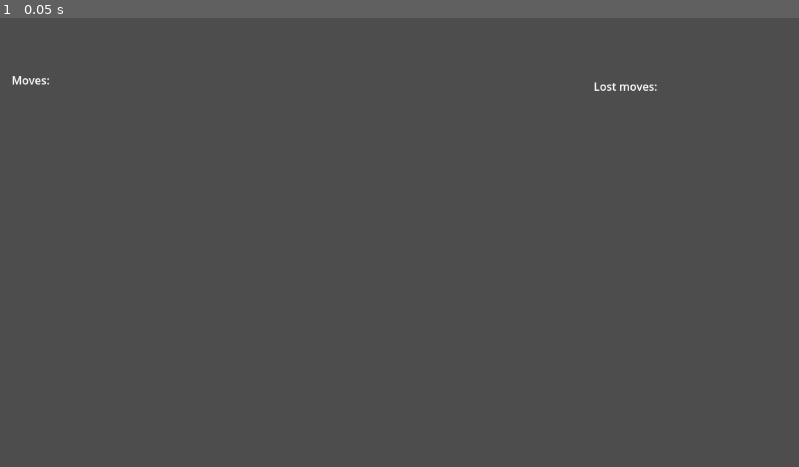
Above: before the commit, frame 1.
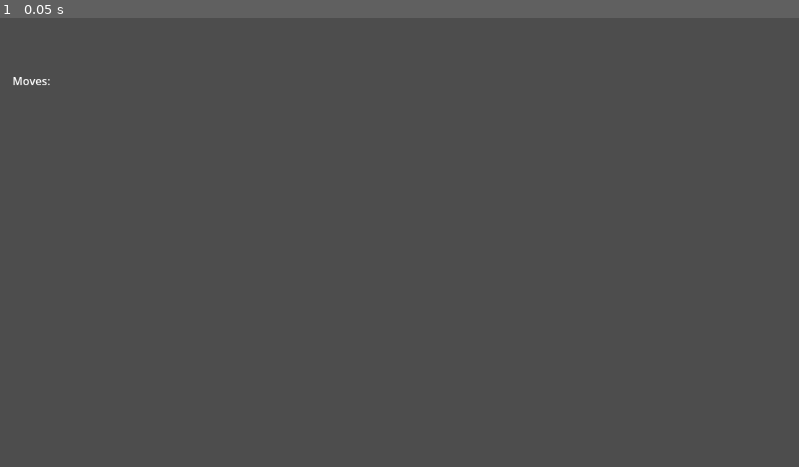
Above: after the commit, the same moment.

Repository: Rahlback/TCPGameServer
Game: Godot game, scene res://board_color_game/board_color_main.tscn
Two runs of this game, one before a commit and one after it. Both use one fixed random seed, a clock stepped at 60 frames per second and the inputs below.
Inputs:
- Up to frame 1 (0.05 s): no input

The runs differ from the first frame. In frame 1, 0.1% of the frame differs, in the area x 1-83%, y 12-17%.
Error before the commit: Parse Error: Expected indented block after function declaration. (res://board_color_game/board_color_main.gd:322)

Commit message:
Remove "SEND_MOVES" message

Diff:
--- a/board_color_game/board_color_main.gd
+++ b/board_color_game/board_color_main.gd
@@ -34,6 +34,7 @@
 
 # Onready items
 @onready var side_bar = $UI/SideBar
+@onready var move_counter_ui = $UI/MoveCounter
 
 
 # debug
@@ -216,7 +217,7 @@
 	#print(updated_player_positions)
 
 	GameServer.send_data_to_group(players_in_group, updated_player_positions, true)
-	GameServer.send_string_to_group(players_in_group, "SEND_MOVES")
+	#GameServer.send_string_to_group(players_in_group, "SEND_MOVES")
 	board_group_moves[board_group_id].clear()
 
 	move_counter += (1.0 / len(board_groups))
@@ -226,7 +227,7 @@
 		move_time_delta = Time.get_ticks_msec() - move_prev_time
 		move_time_delta_average = move_time_delta
 	move_prev_time = Time.get_ticks_msec()
-	$MoveCounter.set_text("Moves: " + str(round(move_counter)) + " - " + str(round((move_prev_time - time_start) / move_counter)) + " ms/frame")
+	move_counter_ui.set_text("Moves: " + str(round(move_counter)) + " - " + str(round((move_prev_time - time_start) / move_counter)) + " ms/frame")
 
 
 ## Starts a game using the ids in [param players_list]. [br]
@@ -321,7 +322,7 @@
 # Called every frame. 'delta' is the elapsed time since the previous frame.
 func _process(delta):
 	#print(board_groups[0][0].count_colors())
-
+	pass
 
 func _physics_process(delta):
 	pass
--- a/board_color_game/board_color_main.tscn
+++ b/board_color_game/board_color_main.tscn
@@ -6,13 +6,11 @@
 
 [node name="Main" type="Node2D"]
 script = ExtResource("1_vbcky")
-number_of_simultaneous_games = null
-number_of_boards_per_group = 1
-max_board_width = 200
-max_board_height = 200
+number_of_boards_per_group = 200
+max_board_width = 20
+max_board_height = 20
 image_scale = 15
 possible_colors = Array[Color]([Color(1, 0, 0, 1), Color(0, 1, 0, 1), Color(0, 0, 1, 1), Color(0.72549, 0.270588, 0.952 …(280 unchanged characters)…
-show_boards = null
 
 [node name="PlayerList" type="VBoxContainer" parent="."]
 offset_right = 40.0
@@ -51,22 +49,16 @@
 x_step = 300
 y_step = 300
 
-[node name="MoveCounter" type="Label" parent="."]
-offset_left = 18.0
-offset_top = 79.0
-offset_right = 58.0
-offset_bottom = 102.0
-text = "Moves: "
-
-[node name="Camera" type="Camera2D" parent="."]
-position = Vector2(577, 325)
-
 [node name="LostMoves" type="Label" parent="."]
+visible = false
 offset_left = 857.0
 offset_top = 88.0
 offset_right = 953.0
 offset_bottom = 111.0
 text = "Lost moves: "
+
+[node name="Camera" type="Camera2D" parent="."]
+position = Vector2(577, 325)
 
 [node name="DebugLayer" type="CanvasLayer" parent="."]
 
@@ -82,5 +74,12 @@
 offset_right = 270.0
 offset_bottom = 534.0
 
+[node name="MoveCounter" type="Label" parent="UI"]
+offset_left = 18.0
+offset_top = 79.0
+offset_right = 77.0
+offset_bottom = 102.0
+text = "Moves: "
+
 [connection signal="timeout" from="GameTick" to="." method="_on_game_tick_timeout"]
 [connection signal="timeout" from="HistoryTick" to="." method="_on_history_tick_timeout"]
--- a/project.godot
+++ b/project.godot
@@ -13,7 +13,6 @@
 config/name="TCPGameServer"
 run/main_scene="res://board_color_game/board_color_main.tscn"
 config/features=PackedStringArray("4.2", "Forward Plus")
-run/max_fps=120
 config/icon="res://icon.svg"
 
 [autoload]
